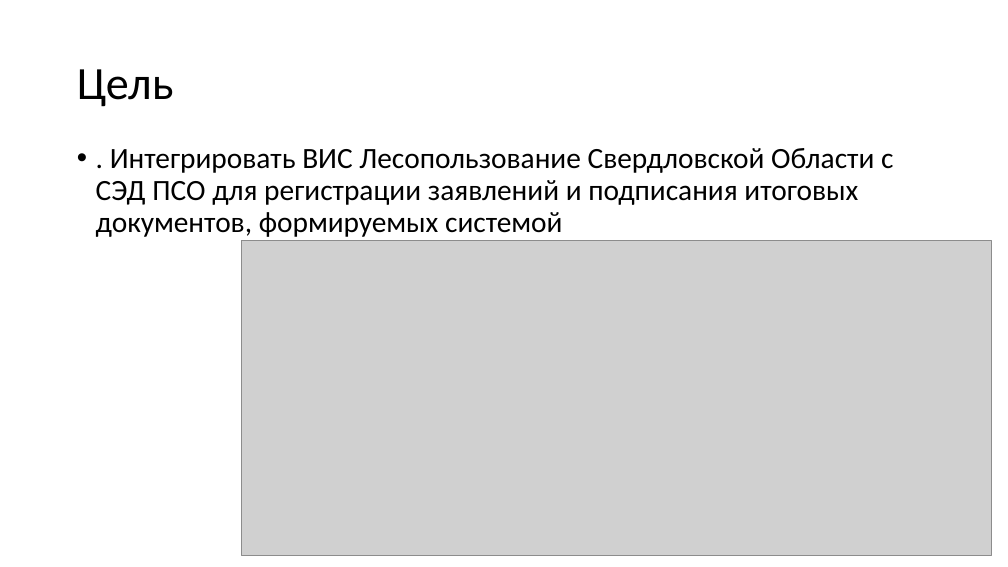
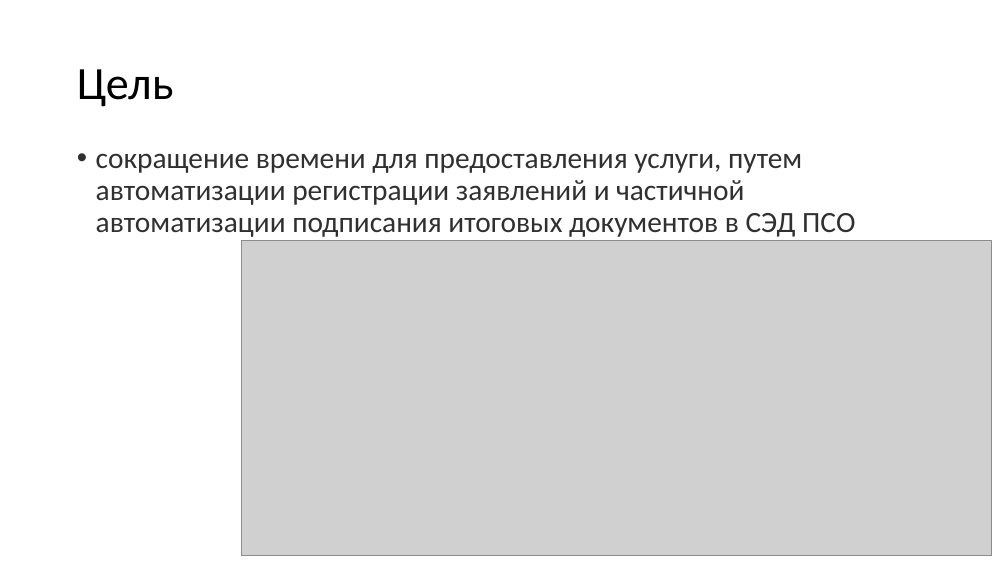
Before and after one commit to mcdodik20008/docs, a slide deck: slide 3 of Prezentatsia.pptx. Drawn at 1008x567 pixels with LibreOffice and Linux fonts; fonts in the diff are those of the drawing; grey boxes stand for pictures. Boxes give left, top, right and bottom in pixels: in the first picture for what was removed or moved away, otherwise in the second. Text is boxed around its words. In the diff, an @@ line names an element or a change of style, - is before the commit and + after.

```diff
--- a/Prezentatsia.pptx
+++ b/Prezentatsia.pptx
@@ text at [96,153,855,237]: text changed; text colour #000000 to #303030 @@
-• . Интегрировать ВИС Лесопользование Свердловской Области с СЭД ПСО для регистрации заявлений и подписания итоговых документов, формируемых системой
+• сокращение времени для предоставления услуги, путем автоматизации регистрации заявлений и частичной автоматизации подписания итоговых документов в СЭД ПСО
```
Also in this commit, not shown: 5 other slides changed, 1 slide removed, 1 other file.
